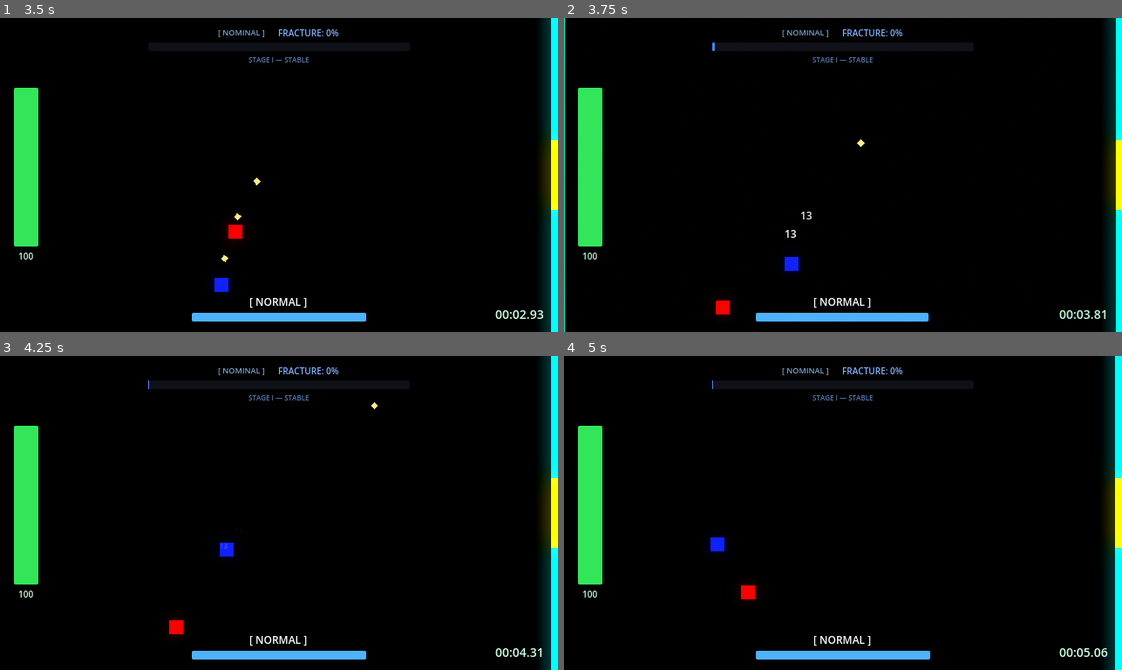
Above: before the commit, frames 1-4 (two rows, left to right).
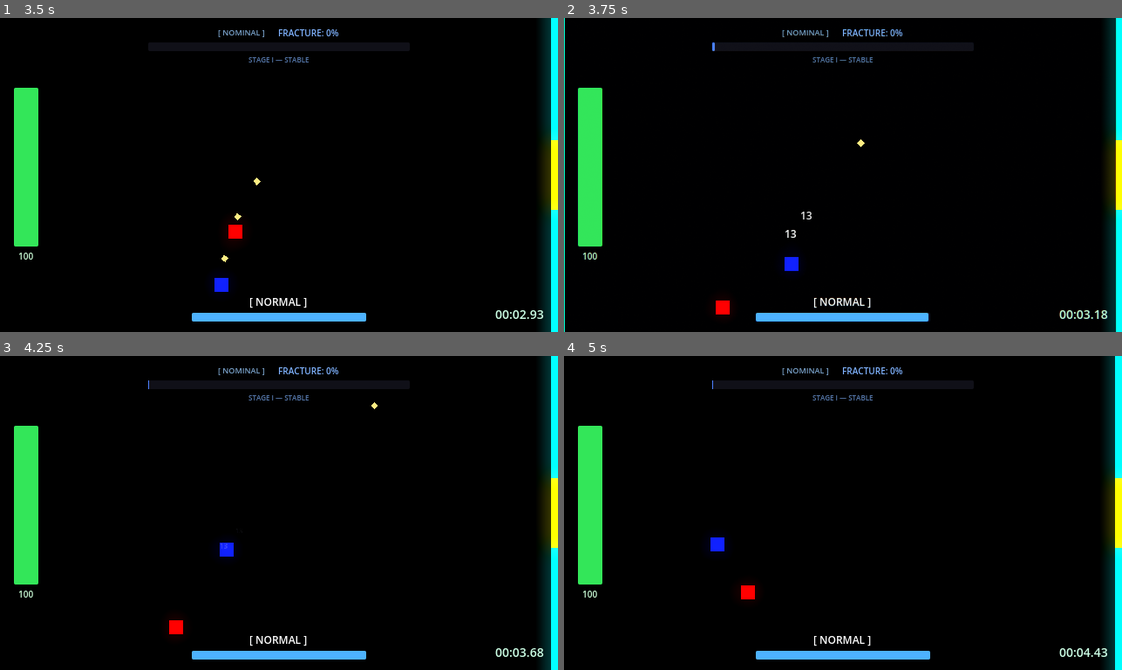
Above: after the commit, the same moments.

Repository: scarf-y/Polychron
Game: Godot game, scene res://scenes/ui/main_menu.tscn
Same seed, same stepped clock (60 frames per second), same inputs: the game is played once before the commit and once after it.
Inputs (mouse positions are in pixels of both pictures, inside the frame that each line leads up to):
- Up to frame 1 (3.5 s): click "INITIALIZE POLYCHRON" at 0.5 s; tap Enter at 1.25, 2.3, 3.05 s; move the mouse to (401, 159) at 1.27 s; hold D (move_right) 1.28-2.03 s; hold Enter 1.28-2.03 s; move the mouse to (167, 190) at 2.02 s; hold S (move_down) 2.03-2.78 s; tap Q (dash) at 2.1 s; move the mouse to (334, 105) at 2.77 s; press the mouse at (334, 105) at 2.78 s; hold D (move_right) from 2.78 s (still down)
- Up to frame 2 (3.75 s): move the mouse to (815, 237) at 3.52 s; release D (move_right) at 3.53 s; release the mouse at (815, 237) at 3.53 s; hold W (move_up) from 3.53 s (still down); tap E (time_erase) at 3.6 s
- Up to frame 3 (4.25 s): keep holding W (move_up); tap Enter at 3.8 s
- Up to frame 4 (5 s): move the mouse to (1010, 560) at 4.27 s; release W (move_up) at 4.28 s; hold A (move_left) from 4.28 s (still down); hold Enter from 4.28 s (still down); tap Shift (time_slow) at 4.35 s

Frame 1 is identical in both runs. In frame 2, less than 0.1% of the frame differs, in the area x 95-98%, y 93-96%; in frame 3, less than 0.1%; in frame 4, less than 0.1%, in the area x 93-98%, y 93-96%.

Commit message:
feat: implement TimeManager system and baseline architecture for game states, menus, and audio management.

Diff:
--- a/project.godot
+++ b/project.godot
@@ -13,7 +13,7 @@
 config/name="Chronos Bound"
 run/main_scene="res://scenes/ui/main_menu.tscn"
 config/features=PackedStringArray("4.6", "GL Compatibility")
-config/icon="res://icon.svg"
+config/icon="uid://b1olrasi67ax0"
 
 [autoload]
 
--- a/scripts/global_settings.gd
+++ b/scripts/global_settings.gd
@@ -1,10 +1,24 @@
 extends Node
 
 var music_enabled: bool = true
-var master_volume: float = 1.0 # 0.0 to 1.0
+var master_volume: float = 1.0:
+	set(value):
+		master_volume = value
+		_update_master_bus()
 var screenshake_enabled: bool = true
 
-# It could be useful to convert volume (0.0 to 1.0) to linear Decibels for AudioStreamPlayer.
+func _ready() -> void:
+	_update_master_bus()
+
+func _update_master_bus() -> void:
+	var bus_idx = AudioServer.get_bus_index("Master")
+	if bus_idx >= 0:
+		if master_volume <= 0.001:
+			AudioServer.set_bus_mute(bus_idx, true)
+		else:
+			AudioServer.set_bus_mute(bus_idx, false)
+			AudioServer.set_bus_volume_db(bus_idx, linear_to_db(master_volume))
+
 func get_volume_db() -> float:
 	if master_volume <= 0.001:
 		return -80.0
--- a/scripts/level_bgm.gd
+++ b/scripts/level_bgm.gd
@@ -10,7 +10,7 @@
 	if gs and not gs.music_enabled:
 		stop()
 	elif gs:
-		volume_db = gs.get_volume_db() - 12.0
+		volume_db = -12.0
 		play()
 
 func _process(_delta: float) -> void:
@@ -23,4 +23,4 @@
 	else:
 		if not playing:
 			play()
-		volume_db = gs.get_volume_db() - 12.0
+		volume_db = -12.0
--- a/scripts/main_menu.gd
+++ b/scripts/main_menu.gd
@@ -121,7 +121,6 @@
 			bgm_player.stream.loop = true
 		if not bgm_player.playing:
 			bgm_player.play()
-		bgm_player.volume_db = gs.get_volume_db()
 	else:
 		bgm_player.stop()
 
@@ -156,6 +155,7 @@
 
 func _on_tutorial_pressed() -> void:
 	GameJuice.play_sfx("res://assets/audio/uiClick.wav")
+	TimeManager.start_new_run()
 	get_tree().change_scene_to_file("res://scenes/levels/tutorial_level.tscn")
 
 func _on_quit_pressed() -> void:
--- a/scripts/time_manager.gd
+++ b/scripts/time_manager.gd
@@ -56,7 +56,10 @@
 var _lowpass_effect_idx: int = -1
 var _timeability_bus_idx: int = -1
 
+var _last_ticks_msec: int = 0
+
 func _ready() -> void:
+	_last_ticks_msec = Time.get_ticks_msec()
 	var master_idx = AudioServer.get_bus_index("Master")
 
 	# Create "Gameplay" bus (child of Master) — all normal SFX/BGM route here
@@ -106,45 +109,44 @@
 
 # --- Process ---
 func _process(delta: float) -> void:
+	var current_ticks = Time.get_ticks_msec()
+	var unscaled_delta: float = (current_ticks - _last_ticks_msec) / 1000.0
+	_last_ticks_msec = current_ticks
+
 	if not game_is_active or get_tree().paused:
 		return
 
-	# We use unscaled delta for gauge management so slowing time
-	# doesn't also slow the gauge drain
-	var real_delta: float = delta
-	if Engine.time_scale > 0.0:
-		real_delta = delta / Engine.time_scale
-
-	game_time += real_delta
+	# Use true unscaled real-life time, immune to Engine.time_scale and hitstop math explosions
+	game_time += unscaled_delta
 
 	# --- Time Gauge Logic ---
 	match current_state:
 		TimeState.NORMAL:
 			# Recharge gauge (blocked inside Null Zone)
 			if time_gauge < GAUGE_MAX and not null_zone_active:
-				time_gauge = minf(time_gauge + RECHARGE_RATE * real_delta, GAUGE_MAX)
+				time_gauge = minf(time_gauge + RECHARGE_RATE * unscaled_delta, GAUGE_MAX)
 				time_gauge_changed.emit(time_gauge)
 		TimeState.STOPPED:
-			time_gauge -= DRAIN_RATE_STOPPED * real_delta
+			time_gauge -= DRAIN_RATE_STOPPED * unscaled_delta
 			time_gauge_changed.emit(time_gauge)
 			if time_gauge <= 0.0:
 				time_gauge = 0.0
 				_force_normal()
 		TimeState.SLOWED:
-			time_gauge -= DRAIN_RATE_SLOWED * real_delta
+			time_gauge -= DRAIN_RATE_SLOWED * unscaled_delta
 			time_gauge_changed.emit(time_gauge)
 			if time_gauge <= 0.0:
 				time_gauge = 0.0
 				_force_normal()
 		TimeState.ERASED:
-			time_gauge -= DRAIN_RATE_ERASED * real_delta
+			time_gauge -= DRAIN_RATE_ERASED * unscaled_delta
 			time_gauge_changed.emit(time_gauge)
 			if time_gauge <= 0.0:
 				time_gauge = 0.0
 				_force_normal()
 
 	# --- Fracture Logic ---
-	_process_fracture(real_delta)
+	_process_fracture(unscaled_delta)
 
 func _process_fracture(real_delta: float) -> void:
 	if is_lockdown:
--- a/scripts/win_screen.gd
+++ b/scripts/win_screen.gd
@@ -9,7 +9,6 @@
 	# Setup BGM
 	var gs = get_node_or_null("/root/GlobalSettings")
 	if gs and gs.music_enabled:
-		bgm_player.volume_db = gs.get_volume_db()
 		var stream = load("res://assets/audio/chrono savior.mp3")
 		if stream is AudioStreamMP3:
 			stream.loop = true
Not shown, changed: export_presets.cfg
Binary file added: polychronicon.png
Not shown, added: polychronicon.png.import
